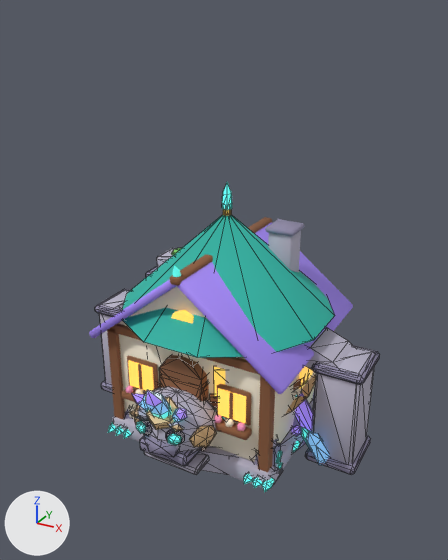
The glTF model public/assets/models/synes_kit.glb as it was, and as the next commit left it.
The view is the same before and after, from a camera (50 mm lens) standing at (5.39, -9.91, 8.17) and looking at (0.17, -0.43, 3.43). Every picture has the same lights, and +X, +Y and +Z are marked at lower left. The first picture is the older version. Mesh edges are drawn as thin lines on the coarser meshes. Where no turn or scale is listed for an object, it has been applied to the vertices.

Names of what the first picture shows: 'crystal_gate', 'house_a', 'house_b', 'prismback_body', 'prismback_horn', 'prismback_legs' and 2 more.
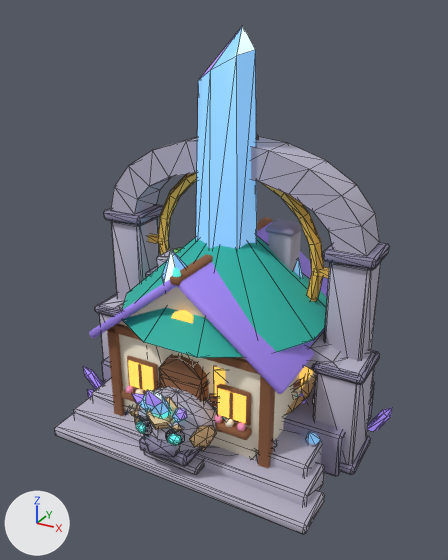
Pixel boxes [x1, y1, x2, y2] of what changed, in the pictures (448 x 560 px):
'ruin_arch_shrine', added: after [55, 134, 393, 534]
    faces in mat_stone (light grey #b9b4c7): [55, 137, 381, 534]
    faces in mat_stone_dark (greyish blue #8f89a6): [102, 134, 390, 476]
    faces in mat_gold (orange #ffc857): [148, 173, 329, 302]
    faces in mat_crystal_violet (purple #a78bfa, glowing purple #7460af): [83, 366, 393, 431]
'crystal_spire', added: after [162, 26, 303, 293]
    faces in mat_crystal_mid (blue #82bef2, glowing blue #5e8bb2): [162, 26, 303, 283]
    faces in mat_prism_edge (pale blue #daf6ff, glowing pale blue #b3cad1): [164, 27, 298, 283]

What the commit changed:
Mesh me_ruin_arch_shrine_geo is new.
It has 517 vertices, 930 faces and spans x -3.28..3.27, y -2.38..1.45, z 0.0..6.03.
It uses material mat_stone (light grey #b9b4c7).
It uses material mat_stone_dark (greyish blue #8f89a6).
It uses material mat_leaf (green #7ccb5e).
It uses material mat_gold (orange #ffc857).
It uses material mat_lumen (cyan #5cf2e6, glowing cyan #45b9b0).
It uses material mat_prism_cyan (cyan #39cfec, glowing cyan #2ca7bf).
It uses material mat_prism_edge (pale blue #daf6ff, glowing pale blue #b3cad1).
It uses material mat_crystal_mid (blue #82bef2, glowing blue #5e8bb2).
It uses material mat_crystal_violet (purple #a78bfa, glowing purple #7460af).
Mesh me_crystal_spire_geo is new.
It has 150 vertices, 219 faces and spans x -1.26..1.45, y -1.43..1.3, z 0.0..7.9.
Faces by material slot: [20, 20, 62, 6, 28, 9, 38, 36].
It uses material mat_stone_dark (greyish blue #8f89a6).
It uses material mat_stone (light grey #b9b4c7).
It uses material mat_lumen (cyan #5cf2e6, glowing cyan #45b9b0).
It uses material mat_prism_cyan (cyan #39cfec, glowing cyan #2ca7bf).
It uses material mat_crystal_mid (blue #82bef2, glowing blue #5e8bb2).
It uses material mat_prism_edge (pale blue #daf6ff, glowing pale blue #b3cad1).
It uses material mat_crystal_violet (purple #a78bfa, glowing purple #7460af).
It uses material mat_prism_violet (blue #7761d9, glowing blue #493a89).
Object 'ruin_arch_shrine' (ob_ruin_arch_shrine) is new; it shows me_ruin_arch_shrine_geo.
Its location is (0.0, 0.0, 0.0).
Object 'crystal_spire' (ob_crystal_spire) is new; it shows me_crystal_spire_geo.
Its location is (0.0, 0.0, 0.0).
